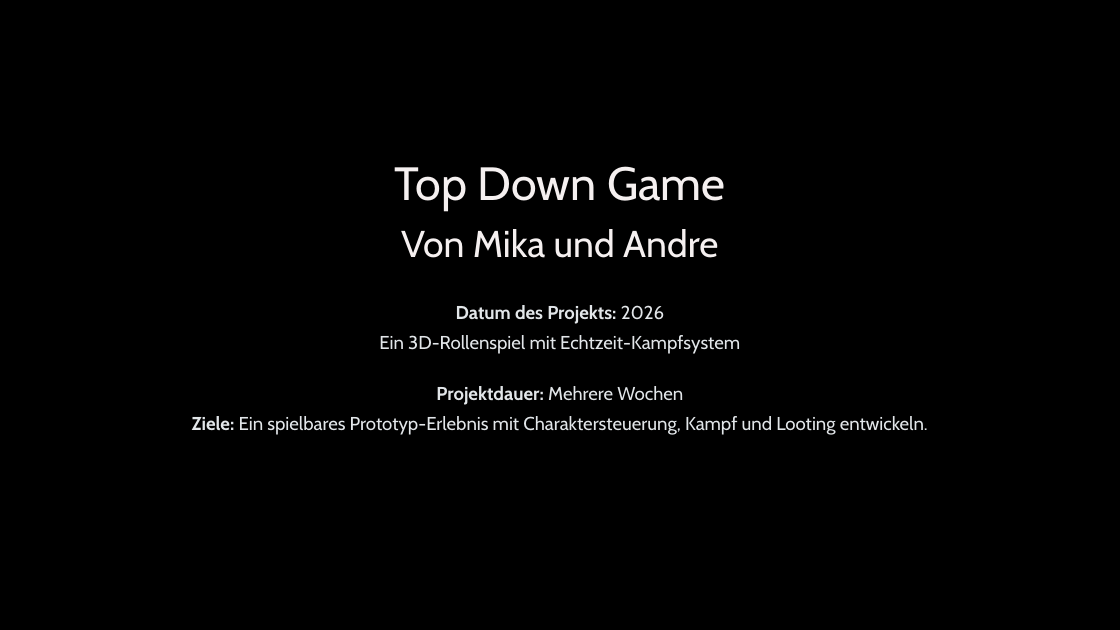
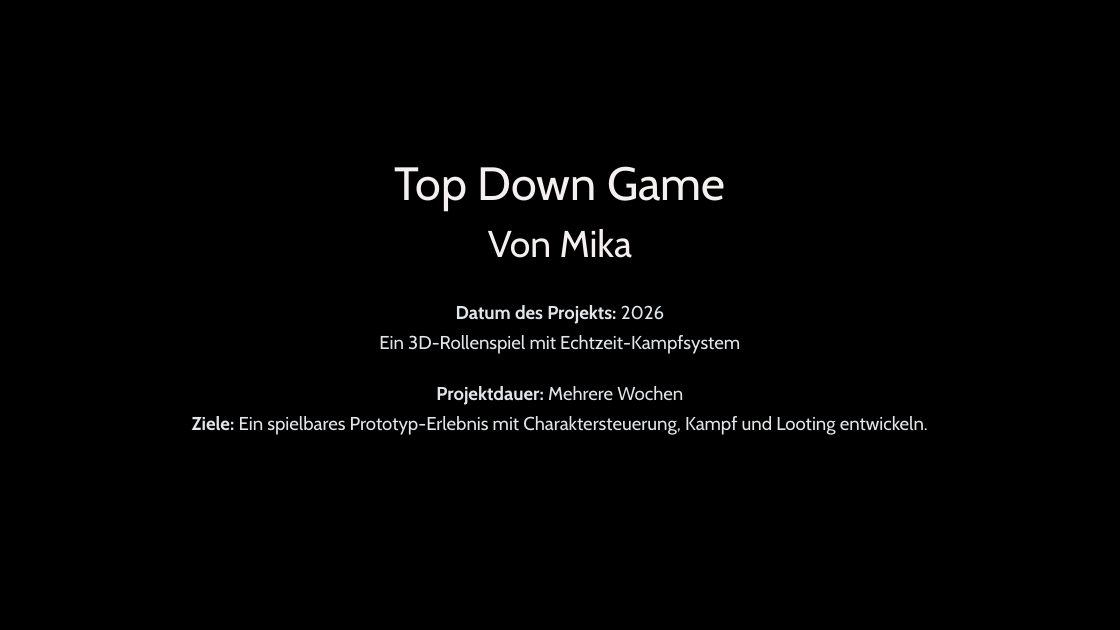
Before and after one commit to Spec06/Top-down-zombie-shooter, a slide deck: slide 1 of Präsi/Top-Down-Game.pptx. Drawn at 1120x630 pixels with LibreOffice and Linux fonts; fonts in the diff are those of the drawing. Boxes give left, top, right and bottom in pixels: in the first picture for what was removed or moved away, otherwise in the second. Text is boxed around its words. In the diff, an @@ line names an element or a change of style, - is before the commit and + after.

```diff
--- a/Präsi/Top-Down-Game.pptx
+++ b/Präsi/Top-Down-Game.pptx
@@ text at (488, 229, 632, 258): text changed @@
-Von Mika und Andre
+Von Mika
```
Also in this commit, not shown: 2 slides removed.
